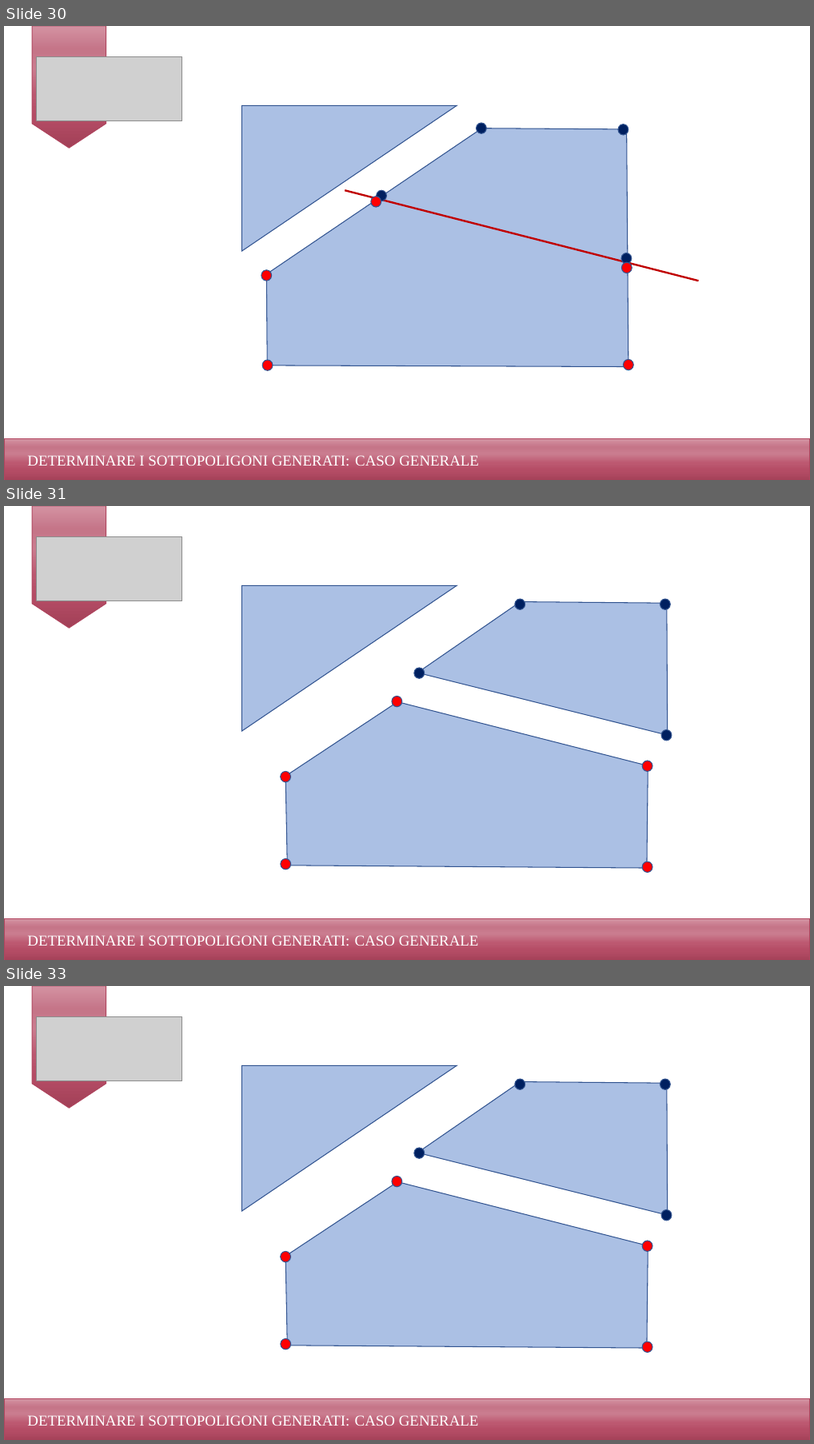
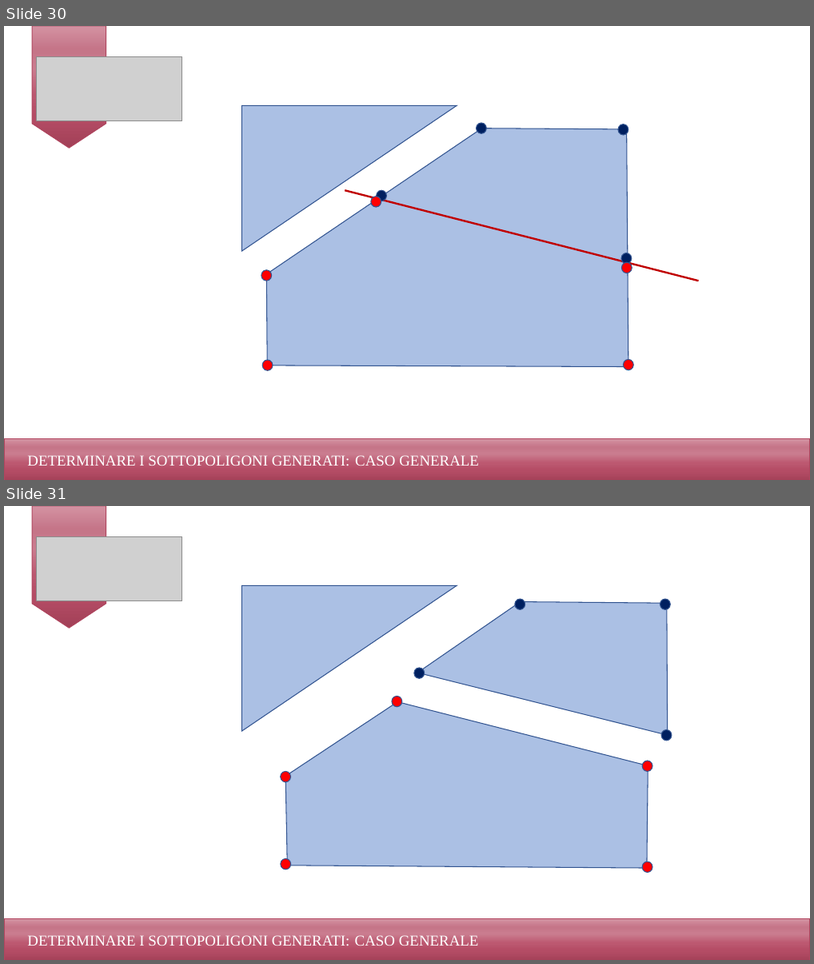
Before and after one commit to alicezurru/ProgettoPCS, a slide deck: ProgettoPCSslides.pptx. Shown one above the other, each under a label of ours: slides 30, 31 and 33 before the commit, slides 30 and 31 after it; the slides between them are not shown. The pictures are 814x1444 and 814x964 pixels, drawn with LibreOffice and Linux fonts; fonts in the diff are those of the drawing; grey boxes stand for pictures. Boxes give left, top, right and bottom in pixels: in the first picture for what was removed or moved away, otherwise in the second. Text is boxed around its words. In the diff, an @@ line names an element or a change of style, - is before the commit and + after.

```diff
--- a/ProgettoPCSslides.pptx
+++ b/ProgettoPCSslides.pptx
@@ slide 31 removed at (x1=4, y1=506, x2=810, y2=960), background #FFFFFF @@
@@ flow chart offpage connector removed at (x1=32, y1=506, x2=106, y2=628) @@
@@ picture removed at (x1=36, y1=537, x2=182, y2=601) @@
@@ right triangle removed at (x1=242, y1=586, x2=457, y2=731) @@
@@ freeform shape removed at (x1=418, y1=601, x2=668, y2=735) @@
@@ ellipse removed at (x1=515, y1=599, x2=526, y2=609) @@
@@ ellipse removed at (x1=660, y1=599, x2=670, y2=609) @@
@@ ellipse removed at (x1=618, y1=604, x2=629, y2=615) @@
@@ ellipse removed at (x1=414, y1=668, x2=425, y2=679) @@
@@ ellipse removed at (x1=392, y1=696, x2=402, y2=707) @@
@@ freeform shape removed at (x1=286, y1=702, x2=648, y2=868) @@
@@ ellipse removed at (x1=662, y1=730, x2=672, y2=740) @@
@@ ellipse removed at (x1=643, y1=760, x2=653, y2=772) @@
@@ ellipse removed at (x1=281, y1=771, x2=290, y2=782) @@
@@ ellipse removed at (x1=623, y1=840, x2=634, y2=850) @@
@@ ellipse removed at (x1=281, y1=859, x2=290, y2=869) @@
@@ ellipse removed at (x1=643, y1=861, x2=653, y2=872) @@
@@ rectangle removed at (x1=4, y1=919, x2=810, y2=960) @@
@@ text removed at (x1=27, y1=935, x2=350, y2=945) @@
-DETERMINARE I SOTTOPOLIGONI GENERATI:
@@ text removed at (x1=355, y1=935, x2=479, y2=945) @@
-CASO GENERALE
@@ what was slide 33 is now slide 31 @@
```
Also in this commit, not shown: 1 slide changed, 1 other slide removed.
